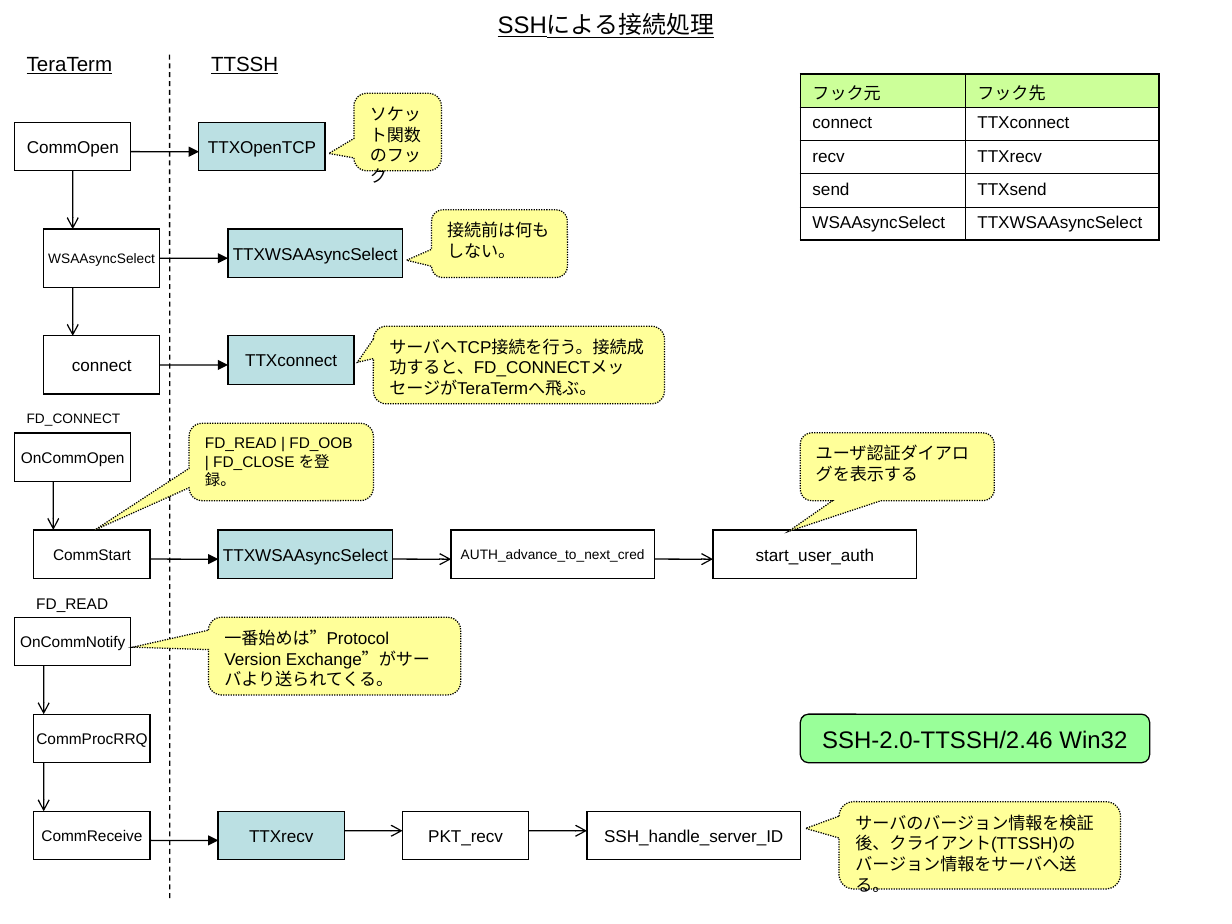
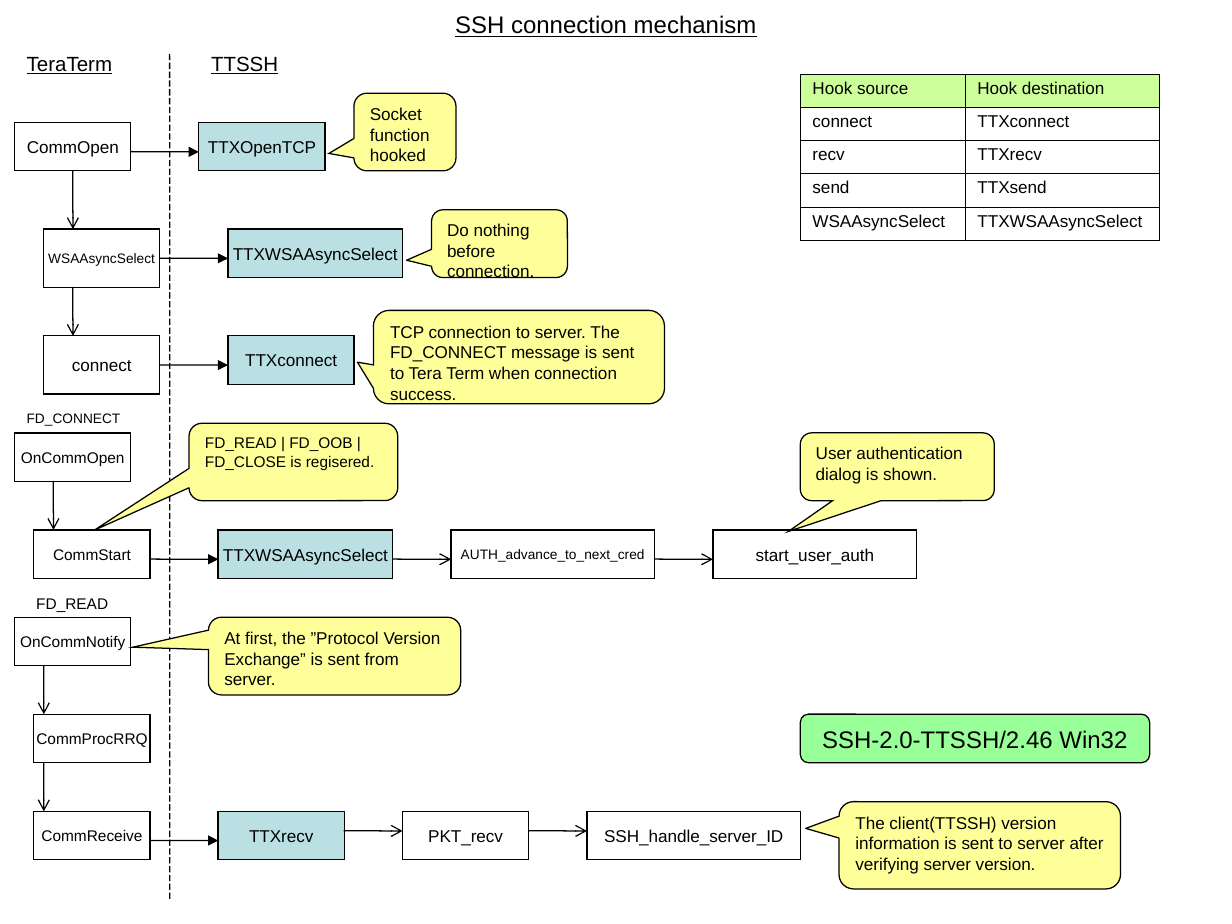
Before and after one commit to svn2github/teraterm-trunk, a slide deck: slide 1 of doc/en/html/reference/image/ssh.ppt. Drawn at 1232x924 pixels with LibreOffice and Linux fonts; fonts in the diff are those of the drawing. Boxes give left, top, right and bottom in pixels: in the first picture for what was removed or moved away, otherwise in the second. Text is boxed around its words. In the diff, an @@ line names an element or a change of style, - is before the commit and + after.

```diff
--- a/doc/en/html/reference/image/ssh.ppt
+++ b/doc/en/html/reference/image/ssh.ppt
@@ title at (455, 15, 757, 37): text changed @@
-SSHによる接続処理
+SSH connection mechanism
@@ line (170, 54) - (170, 898): stroke #000000 0.74 pt dashed to #000000 0.74 pt @@
@@ table at (801, 74, 1161, 240) @@
-row 1, column 1: フック元
+row 1, column 1: Hook source
-row 1, column 2: フック先
+row 1, column 2: Hook destination
@@ line spacing 1 to 0.93 @@
@@ borders changed @@
@@ outline #000000 0.74 pt dashed to #000000 0.74 pt; proportions changed in 3 elements at (188, 424, 397, 501), (373, 310, 664, 404), (354, 94, 456, 171) @@
@@ rounded speech box "Socket function hooked": place and size @@
-rounded speech box "Socket function hooked" at (354, 94, 441, 171)
+rounded speech box "Socket function hooked" at (354, 94, 456, 171)
@@ text in rounded speech box at (370, 107, 430, 161): text changed @@
-ソケット関数のフック
+Socket function hooked
@@ text in rounded speech box at (447, 223, 534, 281): text changed @@
-接続前は何もしない。
+Do nothing before connection.
@@ rounded speech box "TCP connection to server. The ...": place and size @@
-rounded speech box "TCP connection to server. The ..." at (373, 326, 664, 404)
+rounded speech box "TCP connection to server. The ..." at (373, 310, 664, 404)
@@ text in rounded speech box at (390, 325, 634, 404): text changed @@
-サーバへTCP接続を行う。接続成功すると、FD_CONNECTメッセージがTeraTermへ飛ぶ。
+TCP connection to server. The FD_CONNECT message is sent to Tera Term when connection success.
@@ rounded speech box "FD_READ | FD_OOB | FD_CLOSE ...": place and size @@
-rounded speech box "FD_READ | FD_OOB | FD_CLOSE ..." at (188, 424, 373, 501)
+rounded speech box "FD_READ | FD_OOB | FD_CLOSE ..." at (188, 424, 397, 501)
@@ text in rounded speech box at (205, 437, 374, 470): text changed @@
-FD_READ | FD_OOB | FD_CLOSE を登録。
+FD_READ | FD_OOB | FD_CLOSE is regisered.
@@ text in rounded speech box at (816, 446, 962, 484): text changed @@
-ユーザ認証ダイアログを表示する
+User authentication dialog is shown.
@@ text in rounded speech box at (224, 631, 441, 685): text changed @@
-一番始めは”Protocol Version Exchange”がサーバより送られてくる。
+At first, the ”Protocol Version Exchange” is sent from server.
@@ outline #000000 0.74 pt dashed to #000000 0.74 pt in 4 elements at (431, 209, 567, 277), (801, 432, 994, 500), (208, 617, 461, 695), (839, 802, 1121, 890) @@
@@ text in rounded speech box at (855, 816, 1104, 874): text changed @@
-サーバのバージョン情報を検証後、クライアント(TTSSH)のバージョン情報をサーバへ送る。
+The client(TTSSH) version information is sent to server after verifying server version.
```
Also in this commit, not shown: 13 other files.
